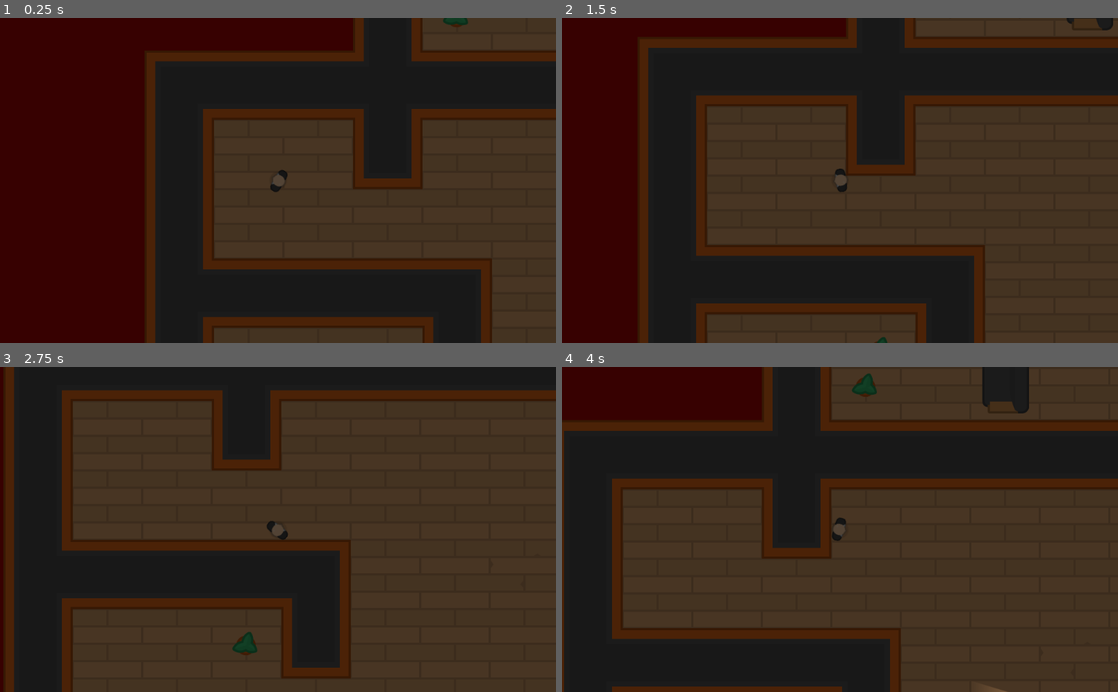
Above: before the commit, frames 1-4 (two rows, left to right).
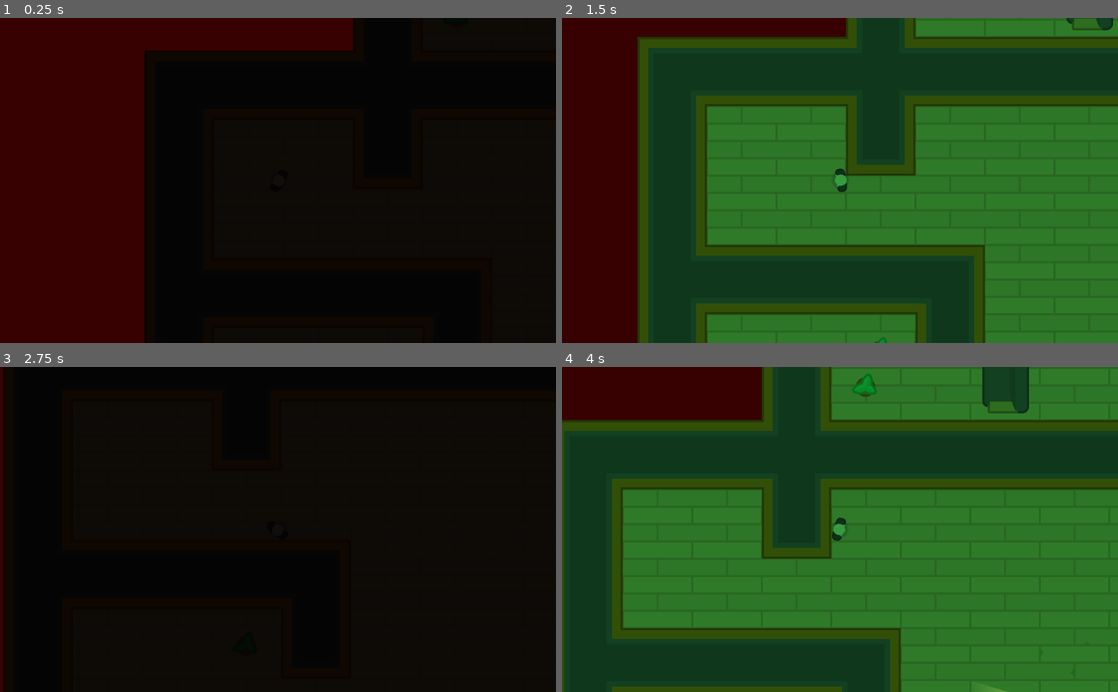
Above: after the commit, the same moments.

Repository: sandoche/Godot-learning-udemy
Game: Godot game, scene res://Levels/Level1.tscn
Same seed, same stepped clock (60 frames per second), same inputs: the game is played once before the commit and once after it.
Inputs (mouse positions are in pixels of both pictures, inside the frame that each line leads up to):
- Up to frame 1 (0.25 s): no input
- Up to frame 2 (1.5 s): tap Enter at 0.5 s; move the mouse to (962, 164) at 0.52 s; hold D (move_right) 0.53-1.28 s; tap Space (torch_toggle, bound only before the commit) at 0.6, 1.35 s; move the mouse to (728, 196) at 1.27 s; hold S (move_down) from 1.28 s (still down)
- Up to frame 3 (2.75 s): move the mouse to (333, 458) at 2.02 s; release S (move_down) at 2.03 s; hold D (move_right) from 2.03 s (still down); tap Space (torch_toggle, bound only before the commit) at 2.1 s
- Up to frame 4 (4 s): move the mouse to (812, 594) at 2.77 s; release D (move_right) at 2.78 s; hold Z (move_up) 2.78-3.53 s; tap Space (torch_toggle, bound only before the commit) at 2.85, 3.6 s; move the mouse to (1006, 578) at 3.52 s; hold Q (move_left) from 3.53 s (still down)

The runs differ from the first frame. In frame 1, 43% of the frame differs, in the area x 26-100%, y 0-100%; in frame 2, 84%; in frame 3, 74%; in frame 4, 94%, in the area x 0-100%, y 0-100%.
Error in both runs: Invalid get index '0' (on base: 'PoolVector2Array'). (res://Characters/NPCs/Guard.gd:22)

Commit message:
:sparkles: Vision mode has been added

Diff:
--- /dev/null
+++ b/HeistMeisters/Interface/VisionMode.gd
@@ -0,0 +1,32 @@
+extends CanvasModulate
+
+const DARK = Color("111111")
+const NIGHTVISION = Color("37bf62")
+
+var cooldown = false
+
+func _ready():
+	color = DARK
+	visible = true
+
+func cycle_vision_mode():
+	if not cooldown:
+		if color == NIGHTVISION:
+			DARK_mode()
+		else:
+			NIGHTVISION_mode()
+		cooldown = true
+		$Timer.start()
+
+func DARK_mode():
+	color = DARK
+	$AudioStreamPlayer2D.stream = load("res://SFX/nightvision_off.wav")
+	$AudioStreamPlayer2D.play()
+
+func NIGHTVISION_mode():
+	color = NIGHTVISION
+	$AudioStreamPlayer2D.stream = load("res://SFX/nightvision.wav")
+	$AudioStreamPlayer2D.play()
+
+func _on_Timer_timeout():
+	cooldown = false
--- /dev/null
+++ b/HeistMeisters/Interface/VisionMode.tscn
@@ -0,0 +1,17 @@
+[gd_scene load_steps=2 format=2]
+
+[ext_resource path="res://Interface/VisionMode.gd" type="Script" id=1]
+
+[node name="VisionMode" type="CanvasModulate" groups=[
+"Interface",
+]]
+visible = false
+color = Color( 0.32549, 0.32549, 0.32549, 1 )
+script = ExtResource( 1 )
+
+[node name="AudioStreamPlayer2D" type="AudioStreamPlayer2D" parent="."]
+
+[node name="Timer" type="Timer" parent="."]
+one_shot = true
+
+[connection signal="timeout" from="Timer" to="." method="_on_Timer_timeout"]
--- a/HeistMeisters/Levels/TemplateLevel.tscn
+++ b/HeistMeisters/Levels/TemplateLevel.tscn
@@ -1,7 +1,8 @@
-[gd_scene load_steps=3 format=2]
+[gd_scene load_steps=4 format=2]
 
 [ext_resource path="res://Tiles/Tiles.tres" type="TileSet" id=1]
 [ext_resource path="res://Characters/Player.tscn" type="PackedScene" id=2]
+[ext_resource path="res://Interface/VisionMode.tscn" type="PackedScene" id=3]
 
 [node name="TemplateLevel" type="Node2D"]
 
@@ -26,8 +27,7 @@
 [node name="Camera2D" type="Camera2D" parent="Player"]
 current = true
 
-[node name="CanvasModulate" type="CanvasModulate" parent="."]
-color = Color( 0.32549, 0.32549, 0.32549, 1 )
+[node name="VisionMode" parent="." instance=ExtResource( 3 )]
 
 [node name="Cameras" type="Node" parent="."]
 
--- a/HeistMeisters/Player.gd
+++ b/HeistMeisters/Player.gd
@@ -22,8 +22,7 @@
 	else:
 		motion.x = lerp(motion.x, 0, FRICTION)
 
-""" Torch toggle
+
 func _input(event):
-	if Input.is_action_just_pressed("torch_toggle"):
-		$Torch.enabled = !$Torch.enabled
-"""
+	if Input.is_action_just_pressed("toggle_vision_mode"):
+		get_tree().call_group("Interface", "cycle_vision_mode")
--- a/HeistMeisters/project.godot
+++ b/HeistMeisters/project.godot
@@ -45,7 +45,7 @@
 , Object(InputEventKey,"resource_local_to_scene":false,"resource_name":"","device":0,"alt":false,"shift":false,"control":false,"meta":false,"command":false,"pressed":false,"scancode":16777233,"unicode":0,"echo":false,"script":null)
  ]
 }
-torch_toggle={
+toggle_vision_mode={
 "deadzone": 0.5,
 "events": [ Object(InputEventKey,"resource_local_to_scene":false,"resource_name":"","device":0,"alt":false,"shift":false,"control":false,"meta":false,"command":false,"pressed":false,"scancode":32,"unicode":0,"echo":false,"script":null)
  ]
